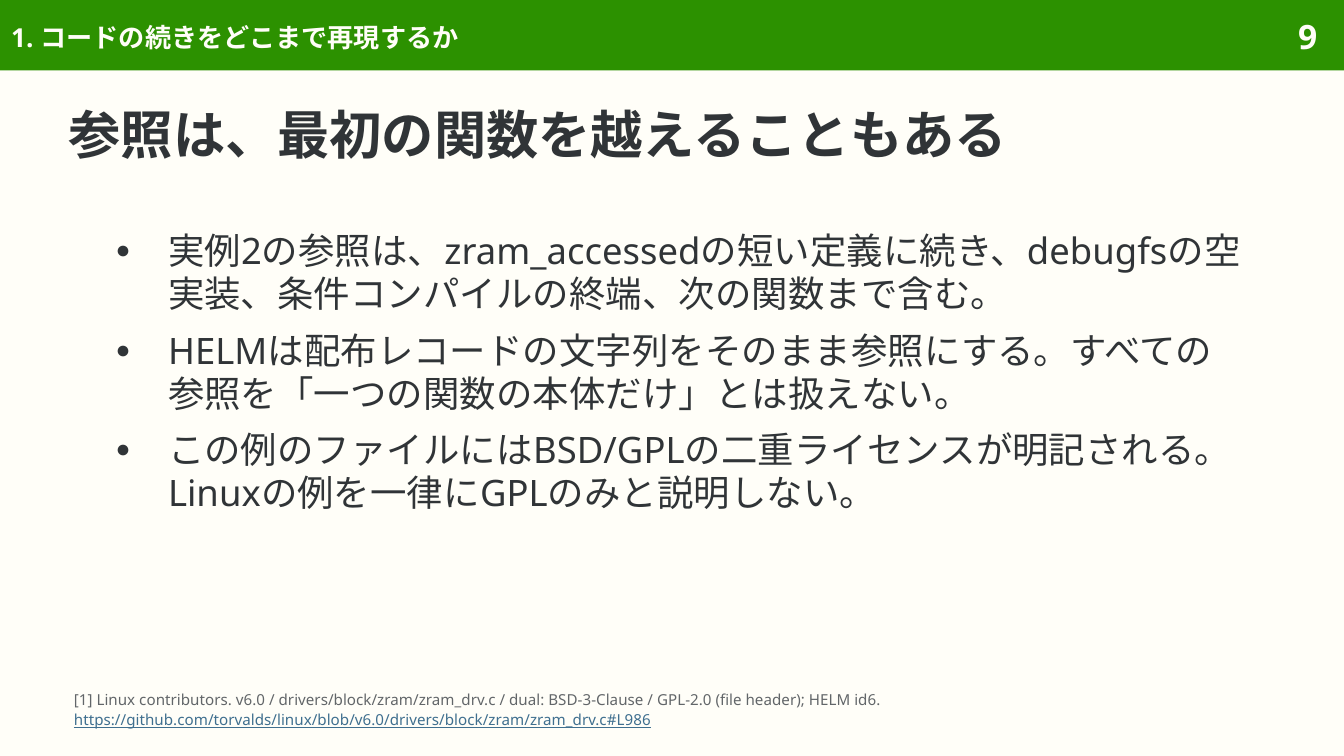
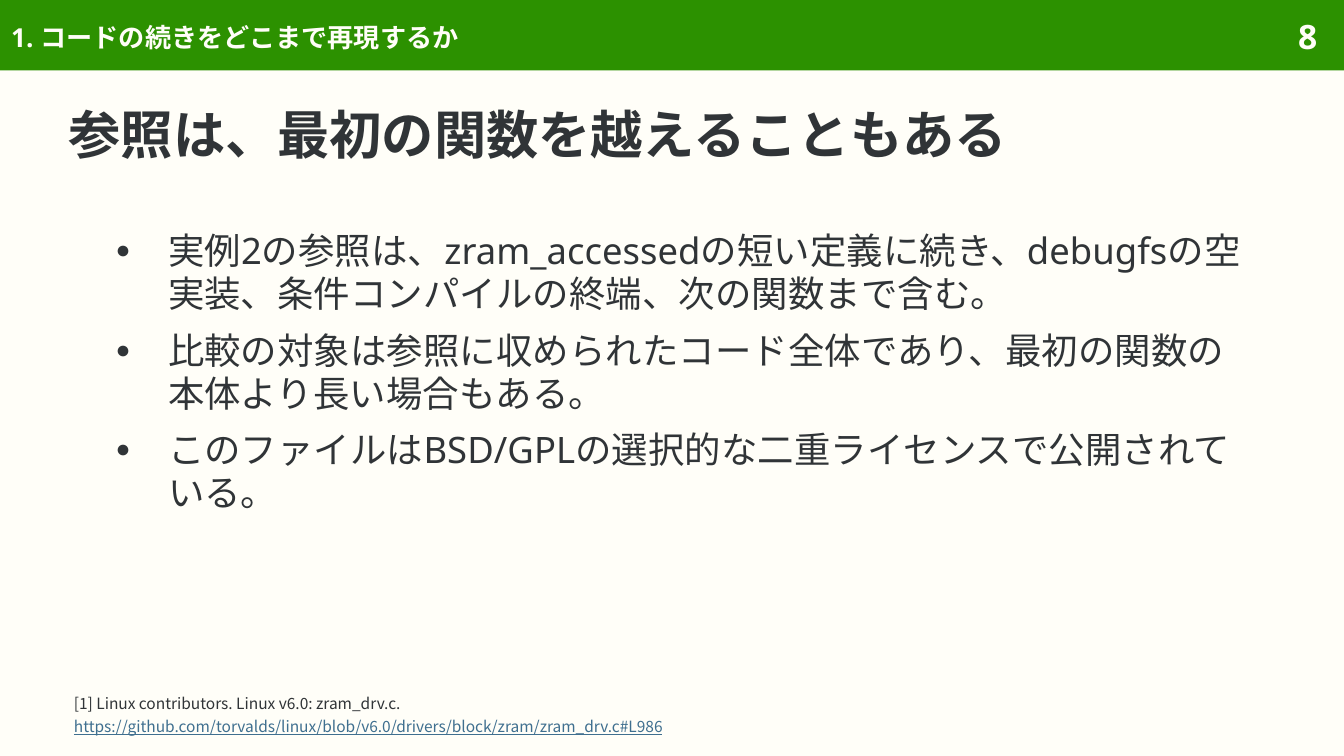
Before and after one commit to sasakiy84/datasets-in-10-minutes, a slide deck: slide 8 of slides/datasets-in-10-minutes-copyright-code.pptx (slide 9 before the commit). Drawn at 1344x756 pixels with LibreOffice and Linux fonts; fonts in the diff are those of the drawing. Boxes give left, top, right and bottom in pixels: in the first picture for what was removed or moved away, otherwise in the second. Text is boxed around its words. In the diff, an @@ line names an element or a change of style, - is before the commit and + after.

```diff
--- a/slides/datasets-in-10-minutes-copyright-code.pptx
+++ b/slides/datasets-in-10-minutes-copyright-code.pptx
@@ page number at (1298, 24, 1317, 50): text changed @@
-9
+8
@@ text at (168, 333, 1230, 508): text changed @@
-● HELMは配布レコードの文字列をそのまま参照にする。すべての参照を「一つの関数の本体だけ」とは扱えない。
-● この例のファイルにはBSD/GPLの二重ライセンスが明記される。Linuxの例を一律にGPLのみと説明しない。
+● 比較の対象は参照に収められたコード全体であり、最初の関数の本体より長い場合もある。
+● このファイルはBSD/GPLの選択的な二重ライセンスで公開されている。
@@ text at (74, 696, 400, 712): text changed; size 8.1 to 8.3 pt; font Noto Sans to Noto Sans CJK JP; text colour #626669 to #303437 @@
-[1] Linux contributors. v6.0 / drivers/block/zram/zram_drv.c / dual: BSD-3-Clause / GPL-2.0 (file header); HELM id6.
+[1] Linux contributors. Linux v6.0: zram_drv.c.
@@ text at (74, 719, 663, 736): size 8.1 to 8.3 pt, font Noto Sans to Noto Sans CJK JP in "https://github.com/torvalds/linux/blob/v6.0/drivers/block/zr ..."; line spacing 9.4pt to 12pt @@
```
Also in this commit, not shown: 37 other slides changed, 1 slide added, 15 slides removed, 43 other files.
